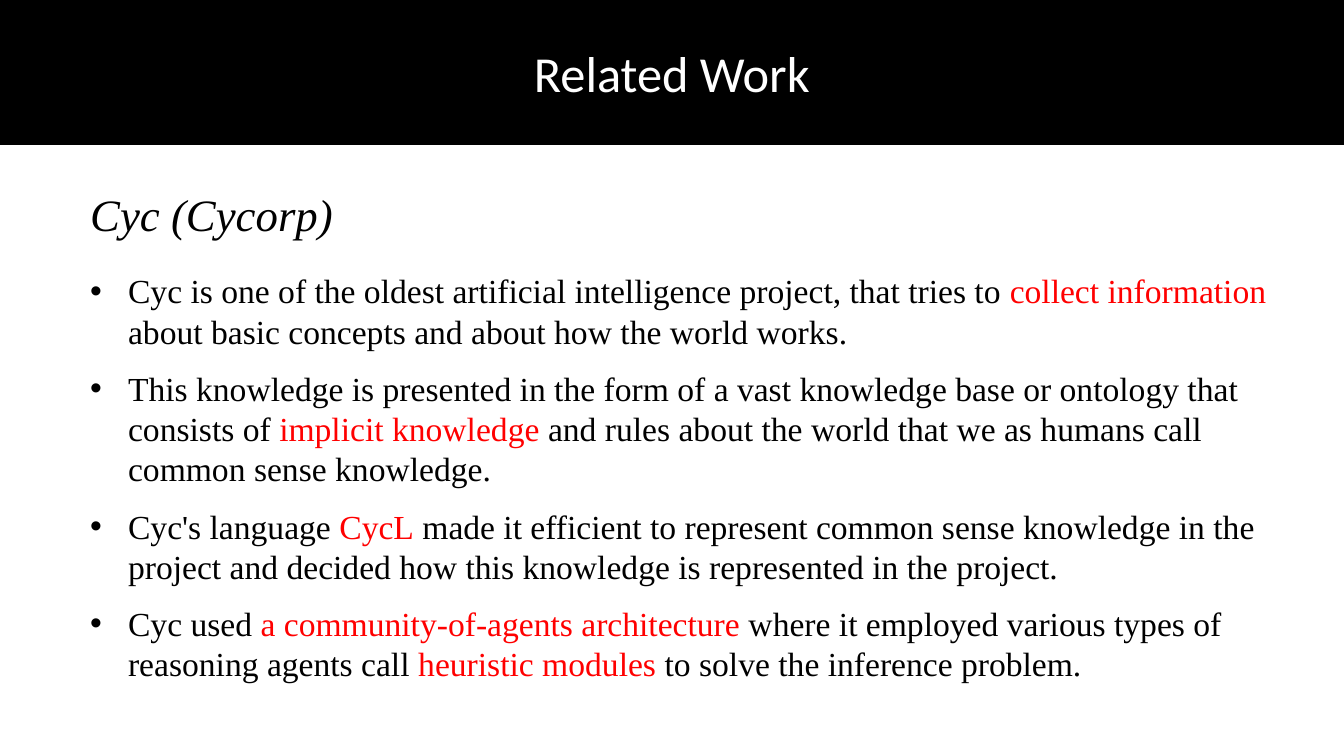
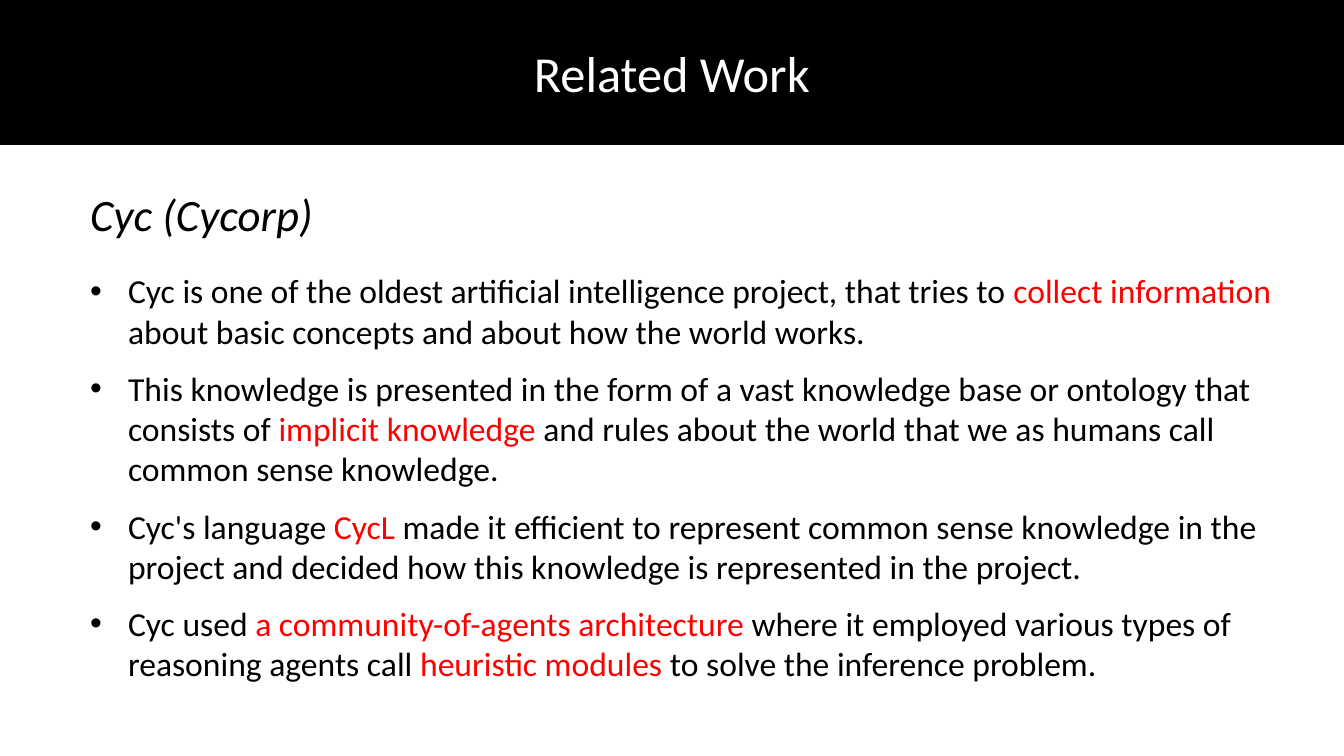
Before and after one commit to DhruvaPendharkar/thesis-project, a slide deck: slide 9 of Notes/ThesisPresentation.pptx. Drawn at 1344x756 pixels with LibreOffice and Linux fonts; fonts in the diff are those of the drawing. Boxes give left, top, right and bottom in pixels: in the first picture for what was removed or moved away, otherwise in the second. Text is boxed around its words. In the diff, an @@ line names an element or a change of style, - is before the commit and + after.

Commit message:
Adding Knowledge Generation

```diff
--- a/Notes/ThesisPresentation.pptx
+++ b/Notes/ThesisPresentation.pptx
@@ text "Cyc (Cycorp)" at <box>90,198,1271,682</box>: font Times New Roman to Calibri @@
```
Also in this commit, not shown: 10 other slides changed, 14 slides added.
